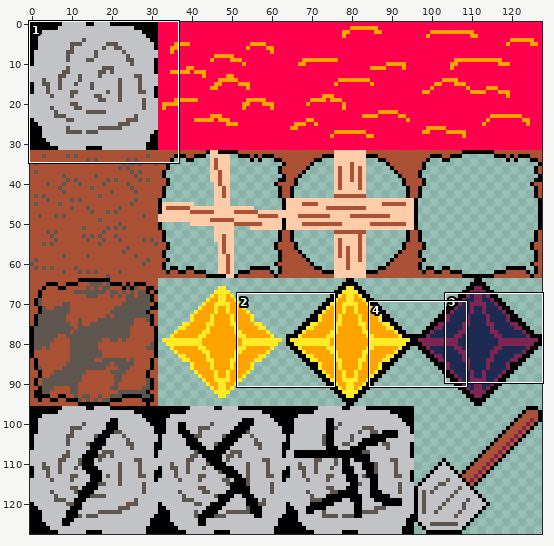
Sprite sheet -- src/client/img/proc/tiles.png. Above: a wide view before the commit, with the close-up outlined.
Close-up. Earlier state:
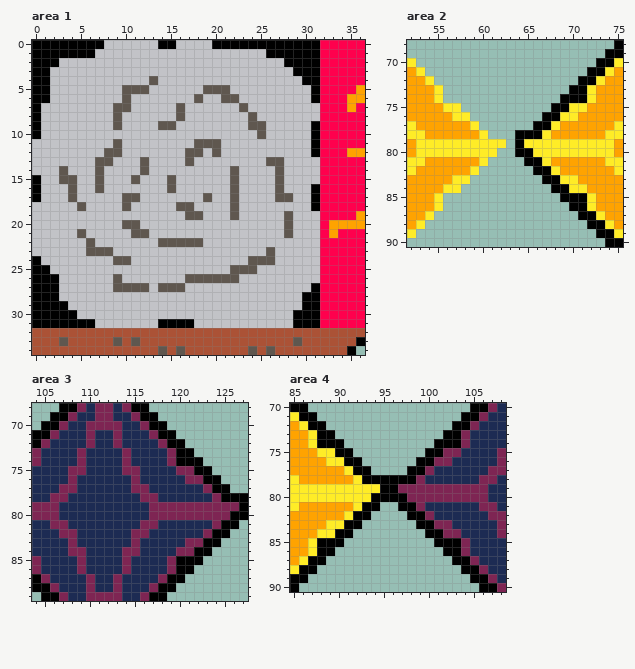
The file is 128x128 pixels. Shown: area 1: x 0..36, y 0..34; area 2: x 52..75, y 68..90; area 3: x 104..127, y 68..89; area 4: x 85..108, y 70..90. The commit also changed other parts of the picture, which this record leaves out.
And afterwards:
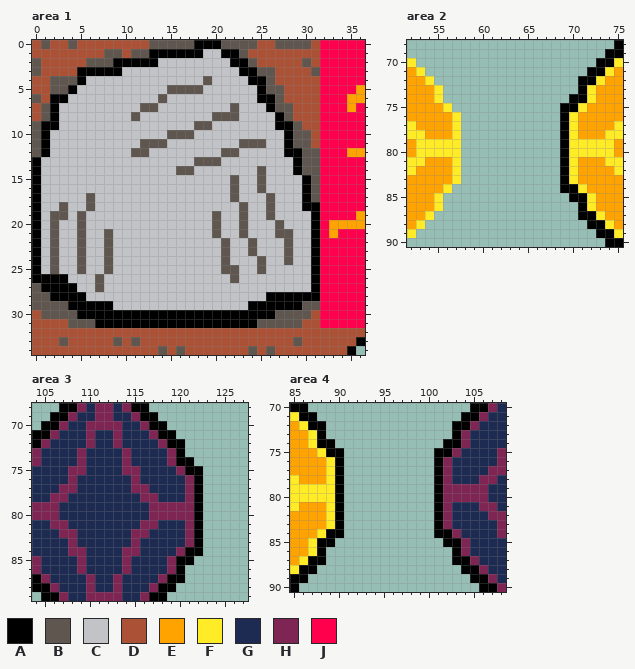
Palette (. is transparent): A #000000  B #5f574f  C #c2c3c7  D #ab5236  E #ffa300  F #ffec27  G #1d2b53  H #7e2553  J #ff004d
From old to new:
--- area 1
@@ x 0..36 @@
- 0 AAAAAAAACCCCCCAACCCCAAAAAAAAAAAAJJJJJ
- 1 AAAAAAACCCCCCCCCCCCCCCCCCCAAAAAAJJJJJ
- 2 AAACCCCCCCCCCCCCCCCCCCCCCCCCAAAAJJJJJ
- 3 AACCCCCCCCCCCCCCCCCCCCCCCCCCCAAAJJJJJ
- 4 AACCCCCCCCCCCBCCCCCCCCCCCCCCCCAAJJJJJ
- 5 AACCCCCCCCBBBCCCCCCBBBCCCCCCCCCAJJJJE
- 6 AACCCCCCCCBCCCCCCCBCCBBCCCCCCCCAJJJEE
- 7 ACCCCCCCCBBCCCCCBCCCCCCBCCCCCCCCJJJEJ
- 8 ACCCCCCCCBCCCCCCBCCCCCCCBCCCCCCCJJJJJ
- 9 ACCCCCCCCBCCCCBBCCCCCCCCBBCCCCCAJJJJJ
-10 ACCCCCCCCCCCCCCCCCCCCCCCCBCCCCCAJJJJJ
-11 CCCCCCCCCBCCCCCCCCBBBCCCCCCCCCCAJJJJJ
-12 CCCCCCCCBBCCCCCCCBBCBCCCCCCCCCCAJJJEE
-13 CCCCCCCBBCCCBCCCCBCCCCCCCCBBCCCCJJJJJ
-14 CCCBCCCBCCCCBCCCCCCCCCBCCCCBCCCCJJJJJ
-15 ACCBBCCBCCCBCCCBCCCCCCBCCCCBCCCCJJJJJ
-16 ACCCBCCBCCCCCCCBCCCCCCBCCCCBCCCAJJJJJ
-17 ACCCBCCCCCBBCCCCCCCBCCBCCCCBBCCAJJJJJ
-18 CCCCCBCCCCBCCCCCBBCCCCBCCCCCCCCAJJJJJ
-19 CCCCCCCCCCCCCCCCCBBCCCBCCCCCBCCCJJJJE
-20 CCCCCCCCCCBBCCCCCCCCCCCCCCCCBCCCJEEEE
-21 CCCCCBCCCCCBBCCCCCCCCCCCCCCCBCCCJEJJJ
-22 CCCCCCBCCCCCCCBBBBBCCCCCCCCCCCCCJJJJJ
-23 CCCCCCBBBCCCCCCCCCCCCCCCCCBCCCCCJJJJJ
-24 ACCCCCCCCBBCCCCCCCCCCCCCBBBCCCCCJJJJJ
-25 AACCCCCCCCCCCCCCCCCCCCBBBCCCCCCCJJJJJ
-26 AAACCCCCCBCCCCCCCBBBBBBCCCCCCCCCJJJJJ
-27 AAACCCCCCBBBBCBBBCCCCCCCCCCCCCCAJJJJJ
-28 AAACCCCCCCCCCCCCCCCCCCCCCCCCCCAAJJJJJ
-29 AAAACCCCCCCCCCCCCCCCCCCCCCCCCCAAJJJJJ
-30 AAAAACCCCCCCCCCCCCCCCCCCCCCCCAAAJJJJJ
-31 AAAAAAACCCCCCCAAAACCCCCCCCCCCAAAJJJJJ
+ 0 DBDDBDDDDDDDDBBBBBAAABBBBDDBBBBDJJJJJ
+ 1 DDDDDDDDBBDBBAAAAAACCAABDDDDDDDDJJJJJ
+ 2 BDDDDDBBBAAAAACCCCCCCCAABDDDDDBDJJJJJ
+ 3 BDDDDAAAAACCCCCCCCCCCCCAABBDDDDBJJJJJ
+ 4 DDBBBACCCCCCCCCCCCCBCCCCAABDDDDDJJJJJ
+ 5 DDBBACCCCCCCCCCBBBBCCCCCCABBDDDDJJJJE
+ 6 BDAACCCCCCCCCCBCCCCCCCCCCAABDDDDJJJEE
+ 7 DBACCCCCCCCCBBCCCCCCCCBCCCABBDDDJJJEJ
+ 8 DBACCCCCCCCBCCCCCCCCBBBCCCCABDDDJJJJJ
+ 9 BAACCCCCCCCCCCCCCCBBCCCCCCCAABDDJJJJJ
+10 BACCCCCCCCCCCCCBBBCCCCCCCCCCABBDJJJJJ
+11 BACCCCCCCCCCBBBCCCCCCCCBBBCCABBDJJJJJ
+12 BACCCCCCCCCBBCCCCCCCCBBCCCCCAABBJJJEE
+13 ACCCCCCCCCCCCCCCCCBBBCCCCCCCCABBJJJJJ
+14 ACCCCCCCCCCCCCCCBBCCCCCCCBCCCABBJJJJJ
+15 ACCCCCCCCCCCCCCCCCCCCCBCCBCCCCABJJJJJ
+16 ACCCCCCCCCCCCCCCCCCCCCBCCBCCCCABJJJJJ
+17 ACCCCCBCCCCCCCCCCCCCCCBCCCBCCCABJJJJJ
+18 ACCBCCBCCCCCCCCCCCCCCCCBCCBCCCAAJJJJJ
+19 ACBBCBCCCCCCCCCCCCCCBCCBCCBCCCCAJJJJE
+20 ACBCCBCCCCCCCCCCCCCCBCCBCCCBCCCAJEEEE
+21 ACBCCBCCBCCCCCCCCCCCBCCBCCCBBCCAJEJJJ
+22 ACBCCBCCBCCCCCCCCCCCCBCCBCCCBCCAJJJJJ
+23 ACBCCBCCBCCCCCCCCCCCCBCCBCCCBCCAJJJJJ
+24 ACBCCBCCBCCCCCCCCCCCCBCCCBCCBCCAJJJJJ
+25 ACBCCBCCBCCCCCCCCCCCCBBCCBCCCCCAJJJJJ
+26 AAAACCCBCCCCCCCCCCCCCCBCCCCCCCCAJJJJJ
+27 BAAAACCBCCCCCCCCCCCCCCCCCCCCCCCAJJJJJ
+28 BBAAAACCCCCCCCCCCCCCCCCCCCAAAAAAJJJJJ
+29 BBBBAAAAACCCCCCCCCCCCCCCAAAAAABBJJJJJ
+30 DBBBBAAAAAAAAAAAAAAAAAAAAAABBBBDJJJJJ
+31 DDDDBBBAAAAAAAAAAAAAAAAAABBBBBDDJJJJJ
 32 DDDDDDDDDDDDDDDDDDDDDDDDDDDDDDDDDDDDD
--- area 2
@@ x 52..75 @@
 72 EEF................AAFEE
-73 EEEF..............AAFEEE
-74 EEEF.............AAAFEEE
-75 EEEEFF..........AAFFEEEE
-76 EEEEEFF........AAFFEEEEE
-77 FEEEEEEF......AAFEEEEEEF
-78 FFEEEEEEF...AAAFEEEEEEFF
-79 EFFFFFFFFFF.AFFFFFFFFFFE
-80 EFFFFFFFFF..AAFFFFFFFFFE
-81 FFEEEEEEF....AAFEEEEEEFF
-82 FEEEEEEF......AAFEEEEEEF
-83 EEEEEFF........AAFFEEEEE
-84 EEEEFF..........AAFFEEEE
-85 EEEF.............AAAFEEE
-86 EEEF..............AAFEEE
+73 EEEF...............AFEEE
+74 EEEF..............AAFEEE
+75 EEEEF............AAFEEEE
+76 EEEEEF...........AFEEEEE
+77 FEEEEF...........AFEEEEF
+78 FFEEEF...........AFEEEFF
+79 EFFFFF...........AFFFFFE
+80 EFFFFF...........AFFFFFE
+81 FFEEEF...........AFEEEFF
+82 FEEEEF...........AFEEEEF
+83 EEEEEF...........AFEEEEE
+84 EEEEF............AAFEEEE
+85 EEEF..............AAFEEE
+86 EEEF...............AFEEE
 87 EEF................AAFEE
--- area 3
@@ x 119..127 @@
 72 AA.......
-73 HAA......
-74 HAAA.....
-75 GHHAA....
-76 GGHHAA...
-77 GGGGHAA..
-78 GGGGGHAAA
-79 HHHHHHHHA
-80 HHHHHHHAA
-81 GGGGGHAA.
-82 GGGGHAA..
-83 GGHHAA...
-84 GHHAA....
-85 HAAA.....
-86 HAA......
+73 HA.......
+74 HAA......
+75 GHAA.....
+76 GGHA.....
+77 GGHA.....
+78 GGHA.....
+79 HHHA.....
+80 HHHA.....
+81 GGHA.....
+82 GGHA.....
+83 GGHA.....
+84 GHAA.....
+85 HAA......
+86 HA.......
 87 AA.......
--- area 4
@@ x 85..108 @@
 72 EFAA..............AAHGGG
-73 EEFAA............AAHGGGG
-74 EEFAAA..........AAAHGGGG
-75 EEEFFAA........AAHHGGGGH
-76 EEEEFFAA......AAHHGGGGGH
-77 EEEEEEFAA....AAHGGGGGGHH
-78 FEEEEEEFAAAAAAHGGGGGGHHG
-79 FFFFFFFFFFAAHHHHHHHHHHGG
-80 FFFFFFFFFAAAAHHHHHHHHHGG
-81 FEEEEEEFAA..AAHGGGGGGHHG
-82 EEEEEEFAA....AAHGGGGGGHH
-83 EEEEFFAA......AAHHGGGGGH
-84 EEEFFAA........AAHHGGGGH
-85 EEFAAA..........AAAHGGGG
-86 EEFAA............AAHGGGG
+73 EEFA..............AHGGGG
+74 EEFAA............AAHGGGG
+75 EEEFAA..........AAHGGGGH
+76 EEEEFA..........AHGGGGGH
+77 EEEEFA..........AHGGGGHH
+78 FEEEFA..........AHGGGHHG
+79 FFFFFA..........AHHHHHGG
+80 FFFFFA..........AHHHHHGG
+81 FEEEFA..........AHGGGHHG
+82 EEEEFA..........AHGGGGHH
+83 EEEEFA..........AHGGGGGH
+84 EEEFAA..........AAHGGGGH
+85 EEFAA............AAHGGGG
+86 EEFA..............AHGGGG
 87 EFAA..............AAHGGG
Changed places in both close-ups, as pixel boxes (x1, y1, x2, y2):
changed: (32, 40, 320, 328)
changed: (452, 85, 578, 211)
changed: (185, 448, 248, 574)
changed: (326, 430, 452, 556)
